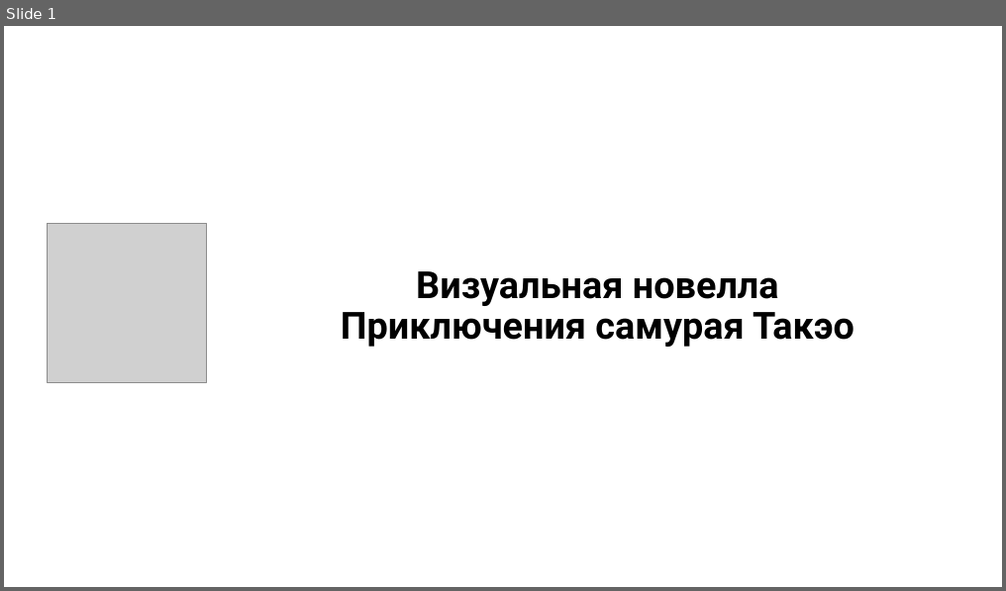
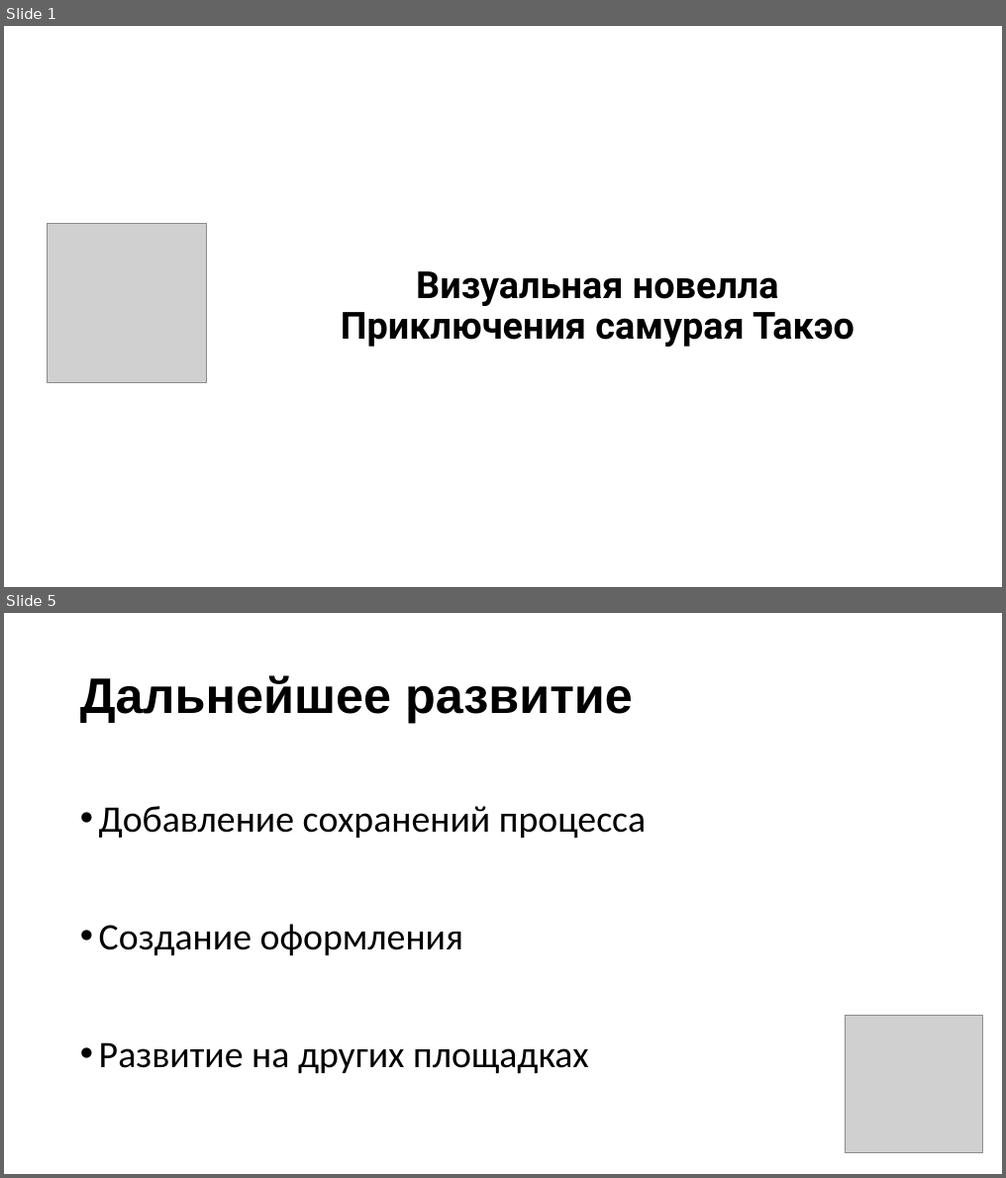
Before and after one commit to alexeyumatov/alice-skill, a slide deck: Визуальная новелла.pptx. Shown one above the other, each under a label of ours: slide 1 before the commit, slides 1 and 5 after it; the slides between them are not shown. The pictures are 1006x591 and 1006x1178 pixels, drawn with LibreOffice and Linux fonts; fonts in the diff are those of the drawing; grey boxes stand for pictures. Boxes give left, top, right and bottom in pixels: in the first picture for what was removed or moved away, otherwise in the second. Text is boxed around its words. In the diff, an @@ line names an element or a change of style, - is before the commit and + after.

```diff
--- a/Визуальная новелла.pptx
+++ b/Визуальная новелла.pptx
@@ slide 5 added at (4,613,1002,1174), background #FFFFFF @@
@@ title added at (80,675,633,723), 48 pt, text #000000, bold @@
+Дальнейшее развитие
@@ text added at (99,806,646,1074), 36 pt, text #000000 @@
+• Добавление сохранений процесса
+• Создание оформления
+• Развитие на других площадках
@@ picture added at (845,1015,982,1153) @@
```
Also in this commit, not shown: 2 slides changed, 1 other slide added.
